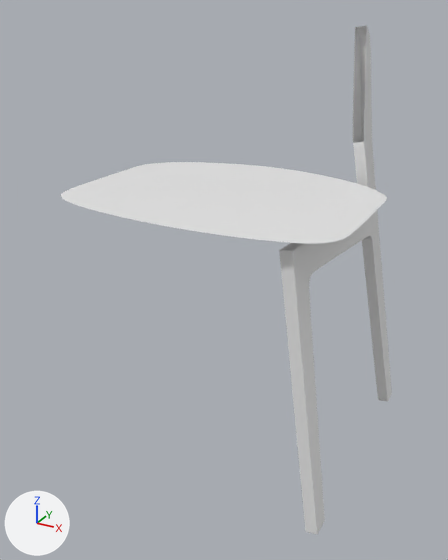
The Blender file blenderguru-soborg-chair/chair1.blend, before and after one commit.
Both versions are drawn from a 50 mm lens placed at (2.49, -4.81, 3.89), pointed at (-0.03, -0.23, 1.6). The lights are fixed; the arrows at lower left show +X, +Y and +Z.

Script lines for the objects in view, before the commit:
```python
me_cube = bpy.data.meshes.new('Cube')
me_cube.from_pydata(...)  # 213 vertices, 176 faces, 1 loose edge; spans x 0.0..0.05, y -0.09..2.22, z -0.09..3.7
me_plane_001 = bpy.data.meshes.new('Plane.001')
me_plane_001.from_pydata(...)  # 20 vertices, 12 faces; spans x 0.0..0.96, y -1.0..1.0, z 0.0
ob_cube = bpy.data.objects.new('Cube', me_cube)
ob_cube.location = (1.275, -1.068, 0.092)
ob_cube.rotation_euler = (0.0, -0.165, 0.0)  # degrees (0, -9.5, 0)
_m = ob_cube.modifiers.new('Mirror', 'MIRROR')
_m.use_clip = True
_m = ob_cube.modifiers.new('Subdivision', 'SUBSURF')
_m.levels = 2
_m.render_levels = 3
ob_seat = bpy.data.objects.new('Seat', me_plane_001)
ob_seat.location = (0.0, -0.197, 2.427)
ob_seat.scale = (1.33, 1.03, 1.31)
_m = ob_seat.modifiers.new('Mirror', 'MIRROR')
_m.use_clip = True
_m = ob_seat.modifiers.new('Subdivision', 'SUBSURF')
_m.levels = 3
_m.render_levels = 3
```
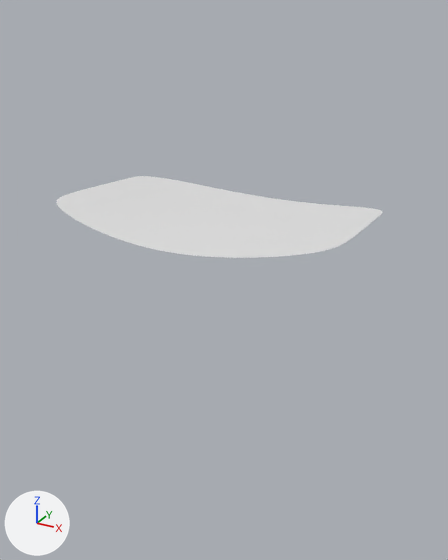
Pixel boxes [x1, y1, x2, y2] of what changed, in the pictures (448 x 560 px):
'Seat', reshaped, moved, turned
    before: [61, 162, 387, 244]
    after: [56, 176, 382, 258]
'Cube', hidden
    before: [279, 26, 392, 534]

The change, as a list of edits to the scene's bpy script:
```text
Change me_plane_001:
    where me_plane_001.from_pydata(...)  # 20 vertices, 12 faces; spans x 0.0..0.96, y -1.0..1.0, z 0.0
    used by ob_seat; location = (0.0, -0.197, 2.427); scale = (1.33, 1.03, 1.31)
    me_plane_001 part 1: all 16 vertices in x 0.22..0.96, y -0.99..0.98, z 0.0 are turned -9.2 degrees about the y axis through their middle, then moved by (0.0, 0.0, 0.06)
Change ob_cube:
    add ob_cube.hide_set(True)
Change ob_seat:
    ob_seat.location: (0.0, -0.197, 2.427) -> (-0.011, -0.255, 2.186)
    ob_seat.rotation_euler: (0.0, 0.0, 0.0) -> (-0.0608, 0.0, 0.0)  # degrees (0, 0, 0) -> degrees (-3.5, 0, 0)
```
